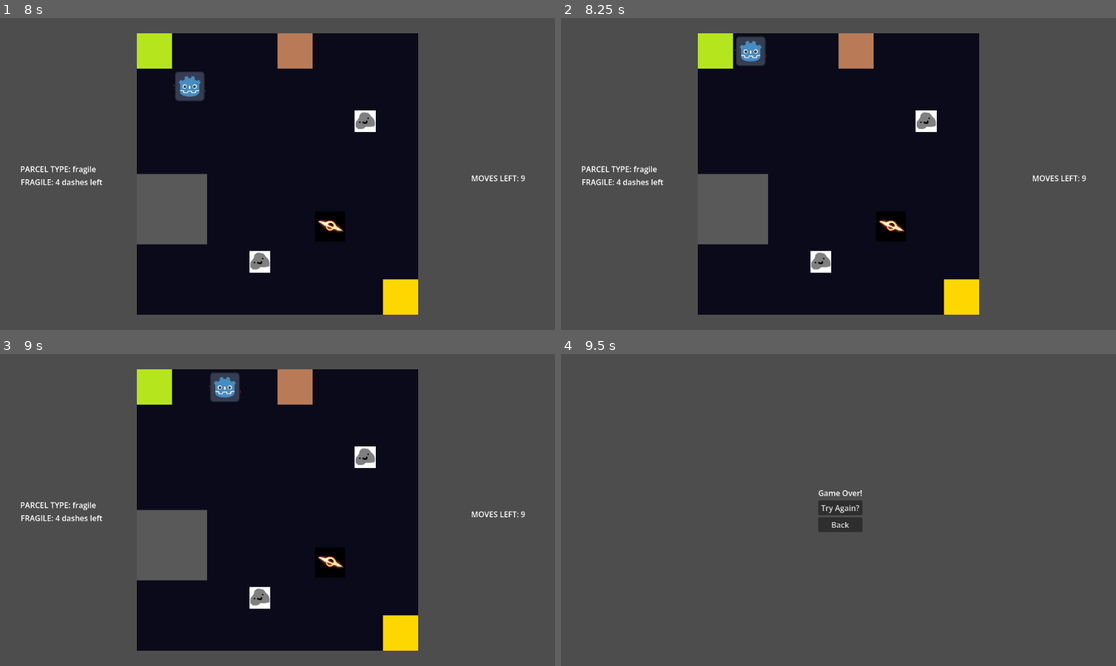
Above: before the commit, frames 1-4 (two rows, left to right).
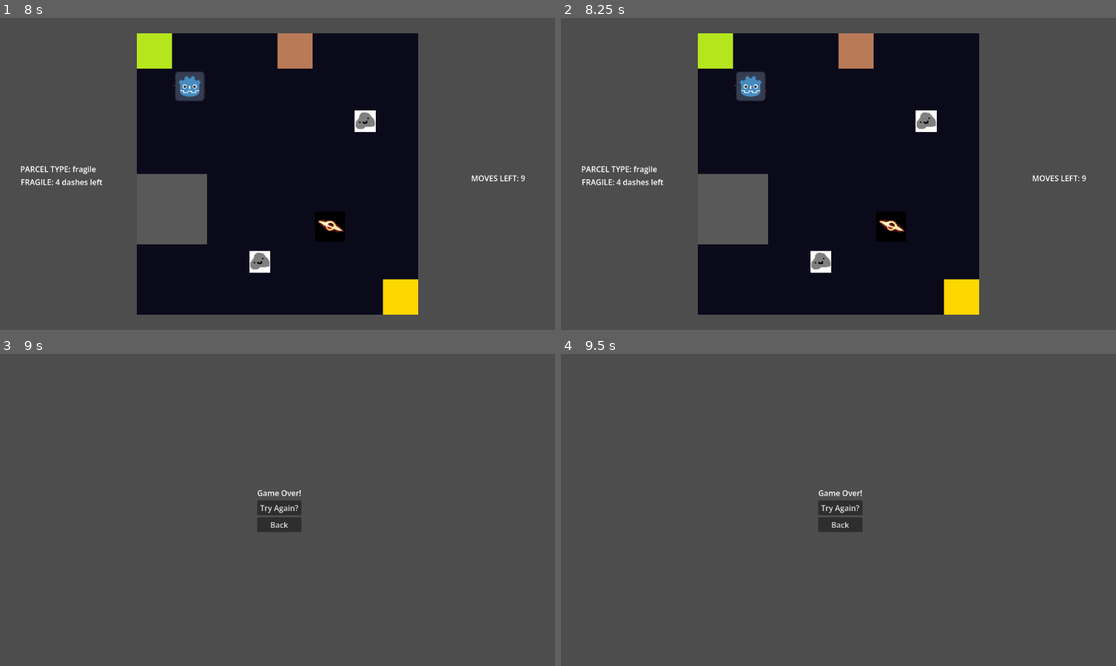
Above: after the commit, the same moments.

Repository: XilefEel/gameseed-2026
Game: Godot game, scene res://scenes/ui/MainMenu.tscn
Same seed, same stepped clock (60 frames per second), same inputs: the game is played once before the commit and once after it.
Inputs:
- Up to frame 1 (8 s): click "Play" at 0.5 s; click "Level 1" at 1.25 s; tap Enter at 2, 3.5, 5 s; hold Right (ui_right) 2.03-2.78 s; hold Shift 2.03-2.78 s; tap Space at 2.75, 4.25, 5.75 s; hold Down (ui_down) 2.78-3.53 s; tap Shift every 1.5 s from 2.85 to 7.35 s; hold Right (ui_right) 3.53-4.28 s; hold Shift 3.53-4.28 s; hold Up (ui_up) 4.28-5.03 s; hold Shift 5.03-5.78 s; hold Left (ui_left) 5.03-6.53 s; hold Down (ui_down) 6.53-7.28 s; hold Shift 6.53-7.28 s; hold Right (ui_right) from 7.28 s (still down)
- Up to frame 2 (8.25 s): release Right (ui_right) at 8.03 s; hold Up (ui_up) from 8.03 s (still down); hold Shift from 8.03 s (still down)
- Up to frame 3 (9 s): release Up (ui_up) at 8.78 s; release Shift at 8.78 s; hold Right (ui_right) from 8.78 s (still down); tap Shift at 8.85 s
- Up to frame 4 (9.5 s): keep holding Right (ui_right)

Frame 1 is identical in both runs. In frame 2, 1.0% of the frame differs, in the area x 31-38%, y 6-27%; in frame 3, 43%, in the area x 3-95%, y 4-96%; in frame 4, nothing differs.

Commit message:
fixed portal dash path direction and player out of bounds collision

Diff:
--- a/levels/level_03.json
+++ b/levels/level_03.json
@@ -14,6 +14,7 @@
     [5, 2],
     [5, 4],
     [0, 5],
+    [1, 1],
     [2, 5],
     [4, 5]
   ],
--- a/scripts/player/hazard_detector.gd
+++ b/scripts/player/hazard_detector.gd
@@ -1,7 +1,7 @@
 class_name PlayerHazards
 extends Node
 
-var player: Node2D
+var player: Player
 
 var asteroids: Array:
 	get:
@@ -73,7 +73,8 @@
 
 func game_over() -> void:
 	player.sfx_die.play()
-	await get_tree().create_timer(2).timeout
+	player.is_moving = true
+	await get_tree().create_timer(1.5).timeout
 	get_tree().change_scene_to_file("res://scenes/ui/GameOver.tscn")
 
 
--- a/scripts/player/movement_controller.gd
+++ b/scripts/player/movement_controller.gd
@@ -18,10 +18,9 @@
 		return
 
 	var next = player.current_cell + dir
-	var wrong_portal_side = grid.is_portal(next) and grid.get_portal(next)["dir"] != dir
 	player.sfx_move.play()
 
-	if not grid.is_in_bounds(next) or grid.is_debris(next) or grid.is_house(next) or wrong_portal_side:
+	if not grid.is_in_bounds(next) or grid.is_debris(next) or grid.is_house(next):
 		return
 
 	if hazards.is_on_blackhole(next):
@@ -102,6 +101,10 @@
 	if player.moves_left <= 0:
 		return
 
+	var next = player.current_cell + dir
+	if not grid.is_in_bounds(next):
+		return
+
 	var start_cell = player.current_cell
 	var dash_path := []
 	var dash_length = 2 if hazards.is_in_red_zone(player.current_cell) else 3
@@ -123,6 +126,7 @@
 	var dash_info = build_dash_path(dir, dash_length, curve)
 	dash_path = dash_info["path"]
 	var used_portal = dash_info["used_portal"]
+
 	player.sfx_dash.play()
 
 	var stop_cell = dash_path[-1]
@@ -220,11 +224,11 @@
 
 		if grid.is_portal(next_cell) and grid.get_portal(next_cell)["dir"] == current_dir:
 			var portal = grid.get_portal(next_cell)
-			var landing = portal["exit"] + portal["exit_dir"]
+			var landing = portal["exit"] - portal["exit_dir"]
 
 			path.append(landing)
 			current_pos = landing
-			current_dir = portal["exit_dir"]
+			current_dir = -portal["exit_dir"]
 
 			used_portal = true
 		else:
